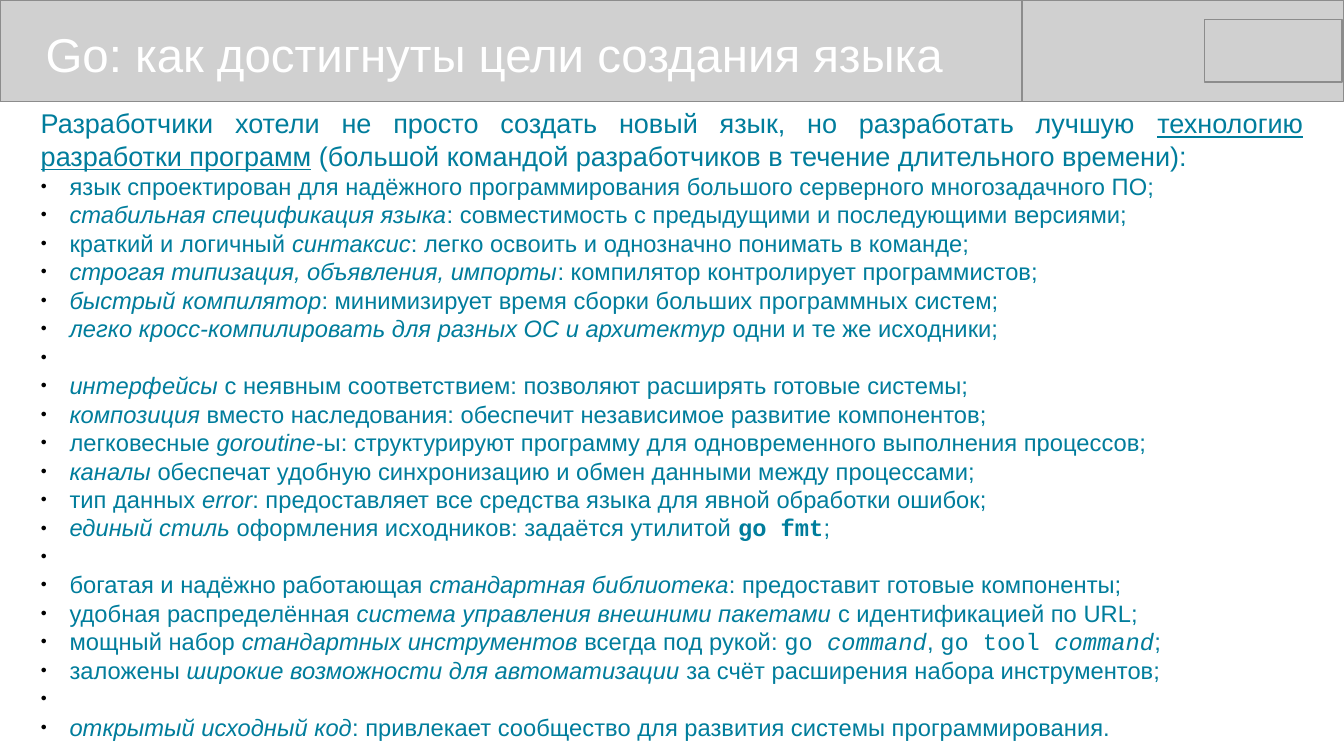
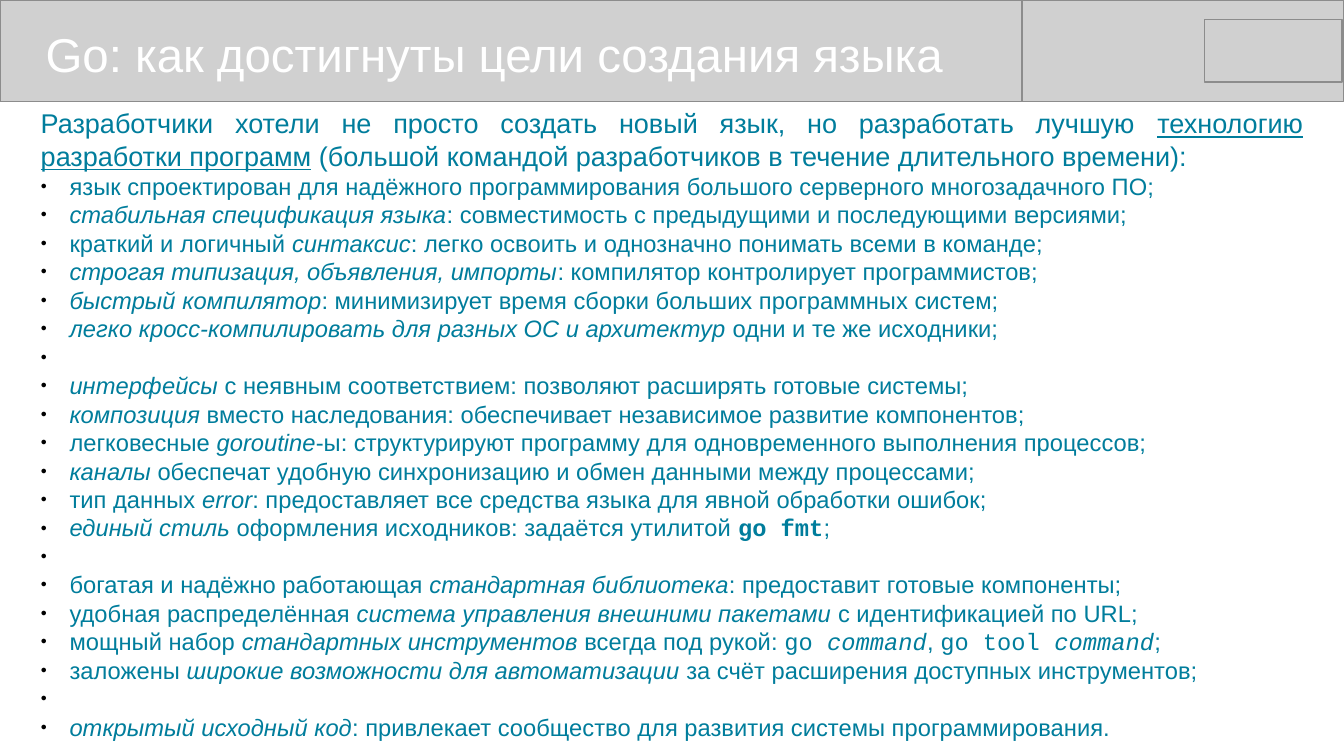
Before and after one commit to mike-shock/Go_language, a slide deck: slide 5 of Go_Preview.odp. Drawn at 1344x756 pixels with LibreOffice and Linux fonts; fonts in the diff are those of the drawing; grey boxes stand for pictures. Boxes give left, top, right and bottom in pixels: in the first picture for what was removed or moved away, otherwise in the second. Text is boxed around its words. In the diff, an @@ line names an element or a change of style, - is before the commit and + after.

```diff
--- a/Go_Preview.odp
+++ b/Go_Preview.odp
@@ text at bbox=[70, 234, 1042, 257]: text changed @@
-● краткий и логичный синтаксис: легко освоить и однозначно понимать в команде;
+● краткий и логичный синтаксис: легко освоить и однозначно понимать всеми в команде;
@@ text at bbox=[70, 405, 1025, 428]: text changed @@
-● композиция вместо наследования: обеспечит независимое развитие компонентов;
+● композиция вместо наследования: обеспечивает независимое развитие компонентов;
@@ text at bbox=[70, 661, 1197, 684]: text changed @@
-● заложены широкие возможности для автоматизации за счёт расширения набора инструментов;
+● заложены широкие возможности для автоматизации за счёт расширения доступных инструментов;
```
Also in this commit, not shown: 20 other slides changed, 3 other files.
